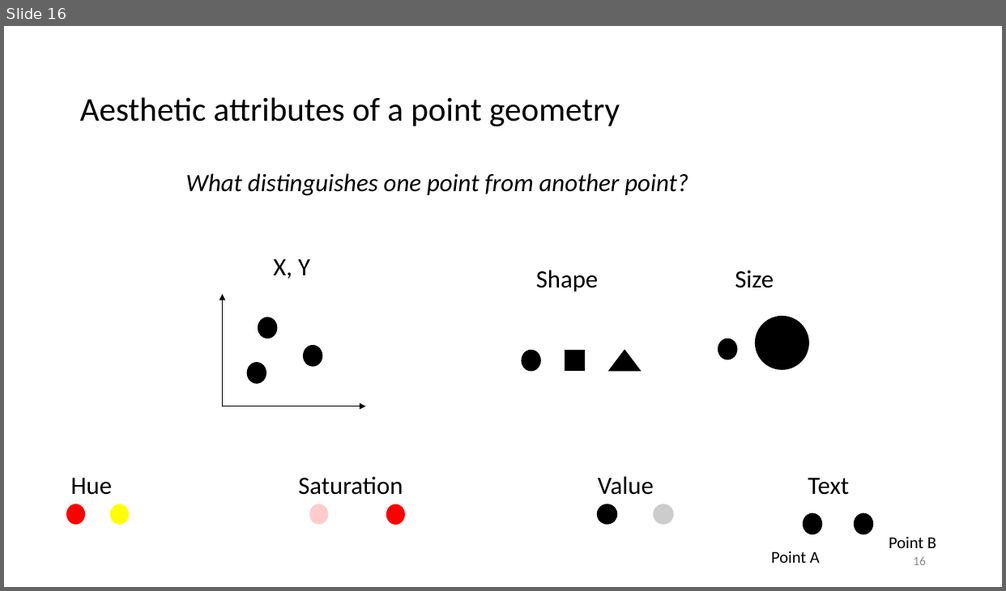
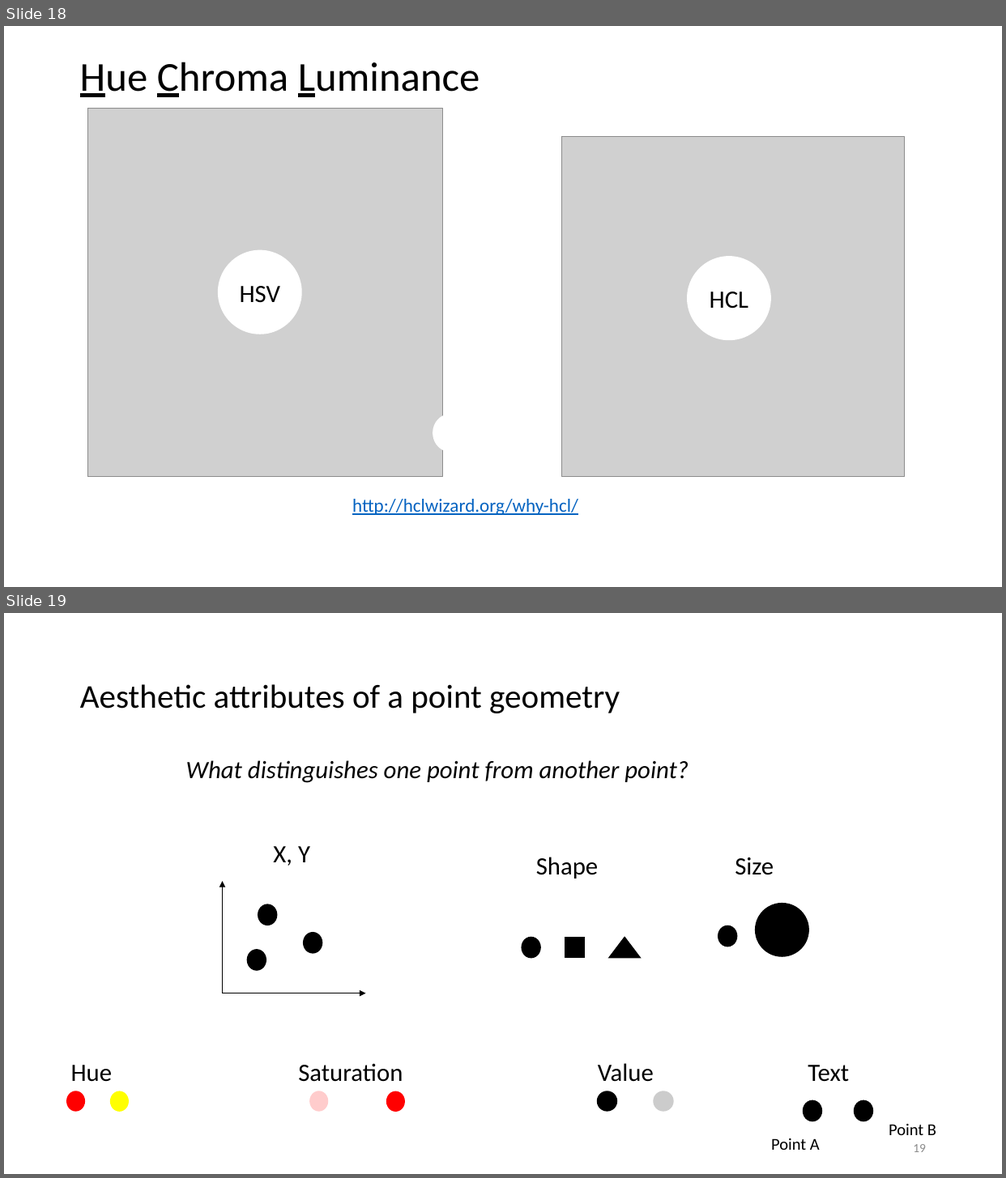
Before and after one commit to WSU-DataScience/USCOTS19_workshop, a slide deck: block_2_data_visualization/DSCI310_Course.pptx. Shown one above the other, each under a label of ours: slide 16 before the commit, slides 18 and 19 after it. The pictures are 1006x591 and 1006x1178 pixels, drawn with LibreOffice and Linux fonts; fonts in the diff are those of the drawing; grey boxes stand for pictures. Boxes give left, top, right and bottom in pixels: in the first picture for what was removed or moved away, otherwise in the second. Text is boxed around its words. In the diff, an @@ line names an element or a change of style, - is before the commit and + after.

```diff
--- a/block_2_data_visualization/DSCI310_Course.pptx
+++ b/block_2_data_visualization/DSCI310_Course.pptx
@@ slide 18 added at (4, 26, 1002, 587), background #FFFFFF @@
@@ text added at (80, 62, 480, 97), 39.6 pt, text #000000 @@
+Hue Chroma Luminance
@@ picture added at (88, 109, 443, 477) @@
@@ picture added at (562, 137, 905, 477) @@
@@ ellipse added at (218, 250, 302, 335), fill #FFFFFF, 24 pt, text #000000 @@
+HSV
@@ ellipse added at (687, 257, 770, 341), fill #FFFFFF, 24 pt, text #000000 @@
+HCL
@@ ellipse added at (433, 415, 467, 453), fill #FFFFFF @@
@@ text added at (352, 499, 578, 515), 18 pt, text #0563C1, underline @@
+http://hclwizard.org/why-hcl/
@@ what was slide 16 is now slide 19 @@
@@ page number at (913, 1144, 926, 1152): text changed @@
-16
+19
```
Also in this commit, not shown: 5 slides changed, 3 other slides added, 1 slide removed, 2 other files.
